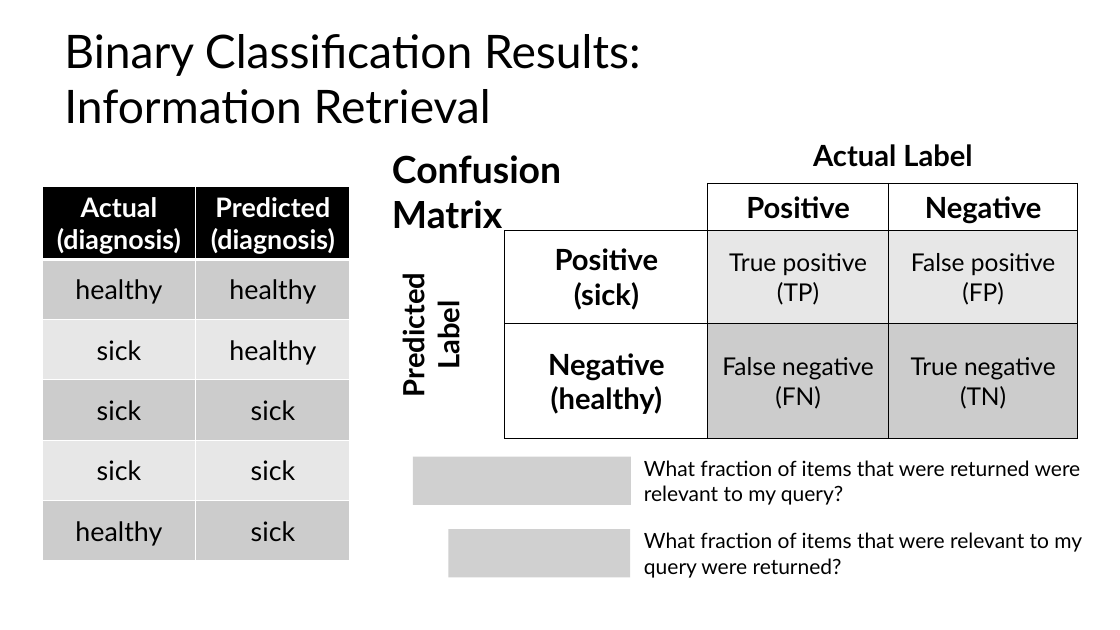
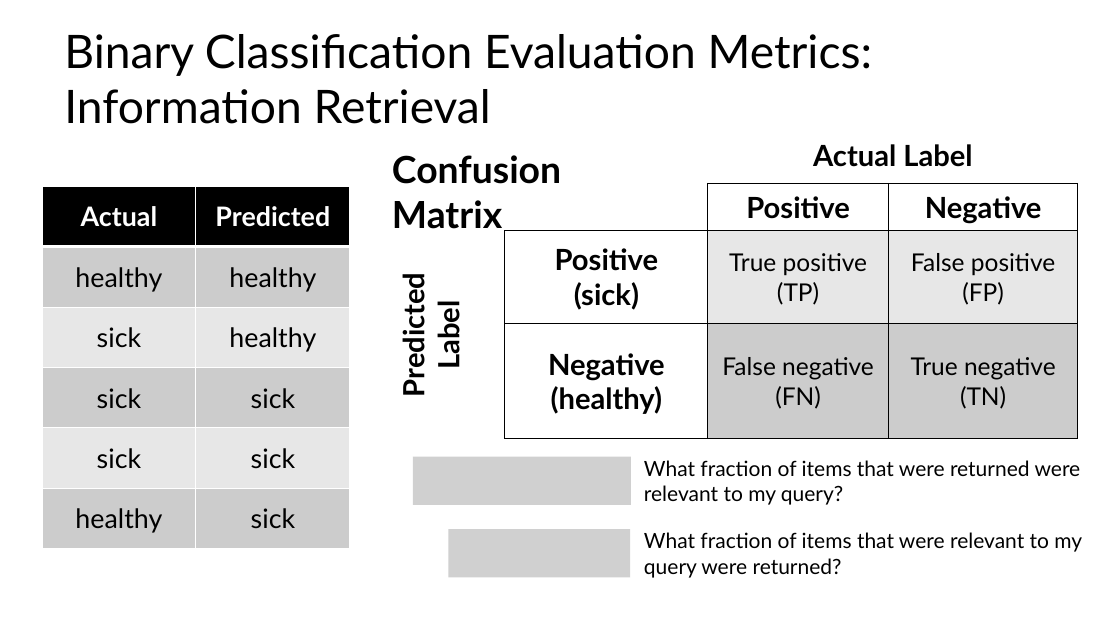
Before and after one commit to C4M-UofT/C4M-UofT.github.io, a slide deck: slide 61 of lectures/module3/3-1_ml_workflow/MachineLearning_tutorial.pptx (slide 56 before the commit). Drawn at 1120x630 pixels with LibreOffice and Linux fonts; fonts in the diff are those of the drawing; grey boxes stand for pictures. Boxes give left, top, right and bottom in pixels: in the first picture for what was removed or moved away, otherwise in the second. Text is boxed around its words. In the diff, an @@ line names an element or a change of style, - is before the commit and + after.

```diff
--- a/lectures/module3/3-1_ml_workflow/MachineLearning_tutorial.pptx
+++ b/lectures/module3/3-1_ml_workflow/MachineLearning_tutorial.pptx
@@ title at (64, 34, 872, 124): text changed @@
-Binary Classification Results:
-Information Retrieval
+Binary Classification Evaluation Metrics:
+Information Retrieval
@@ table at (42, 187, 350, 549) @@
-row 1, column 1: Actual (diagnosis)
+row 1, column 1: Actual
-row 1, column 2: Predicted (diagnosis)
+row 1, column 2: Predicted
```
Also in this commit, not shown: 26 other slides changed, 6 slides added, 1 other file.
